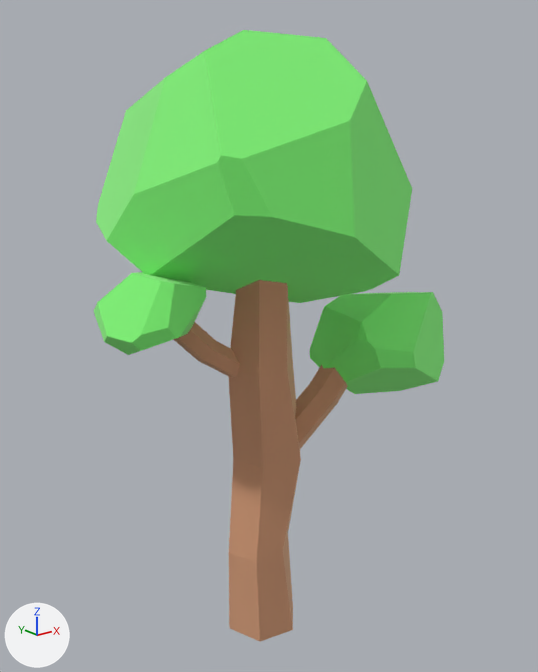
Before and after pictures for a commit that changed the glTF model public/models/tree.glb.
Before and after are seen from a camera (50 mm lens) standing at (-2.18, -2.63, 2.75) and looking at (0.17, 0.3, 1.58). The axes (+X, +Y, +Z) are drawn at lower left. The lights are the same throughout. Where no turn or scale is listed for an object, it has been applied to the vertices.

Objects in the first picture: 'Branch1', 'Branch2', 'Leaf1', 'Leaf2', 'Leaf3', 'Trunk'.
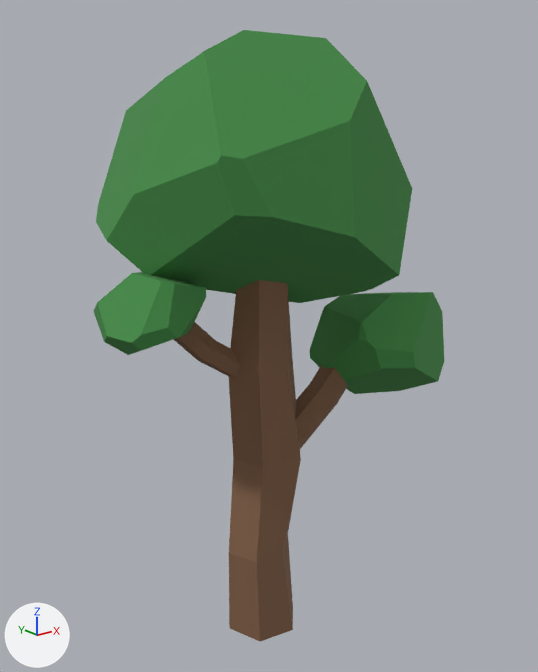
Boxes [x1, y1, x2, y2] around the edits, measured in the pictures (538 x 672 px):
'Leaf3', recoloured, surface changed
    both: [96, 30, 412, 303]
'Trunk', recoloured, surface changed
    both: [228, 280, 301, 642]
'Leaf1', recoloured, surface changed
    both: [310, 292, 444, 394]
'Leaf2', recoloured, surface changed
    both: [94, 272, 206, 355]
'Branch1', recoloured, surface changed
    both: [295, 365, 348, 449]
'Branch2', recoloured, surface changed
    both: [173, 322, 240, 377]

Patch to the scene script:
```diff
--- a/public/models/tree.glb.py
+++ b/public/models/tree.glb.py
@@ mat_wood @@
 mat_wood = principled_material('wood')
-mat_wood.base_color = (0.787, 0.5, 0.324)  # beige #e5bc9a
-mat_wood.metallic = 0.8
+mat_wood.base_color = (0.22, 0.114, 0.0612)  # brown #815f46
 mat_wood.roughness = 1.0
@@ mat_leaf @@
 mat_leaf = principled_material('leaf')
-mat_leaf.base_color = (0.412, 1.0, 0.362)  # green #acffa2
-mat_leaf.metallic = 0.8
+mat_leaf.base_color = (0.0578, 0.266, 0.063)  # green #448d47
 mat_leaf.roughness = 1.0
```
